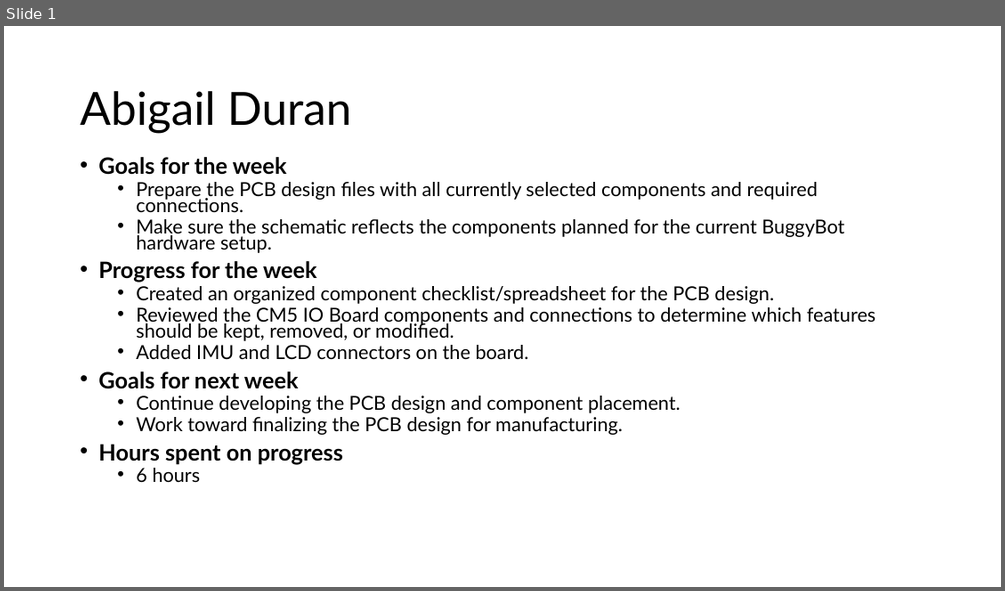
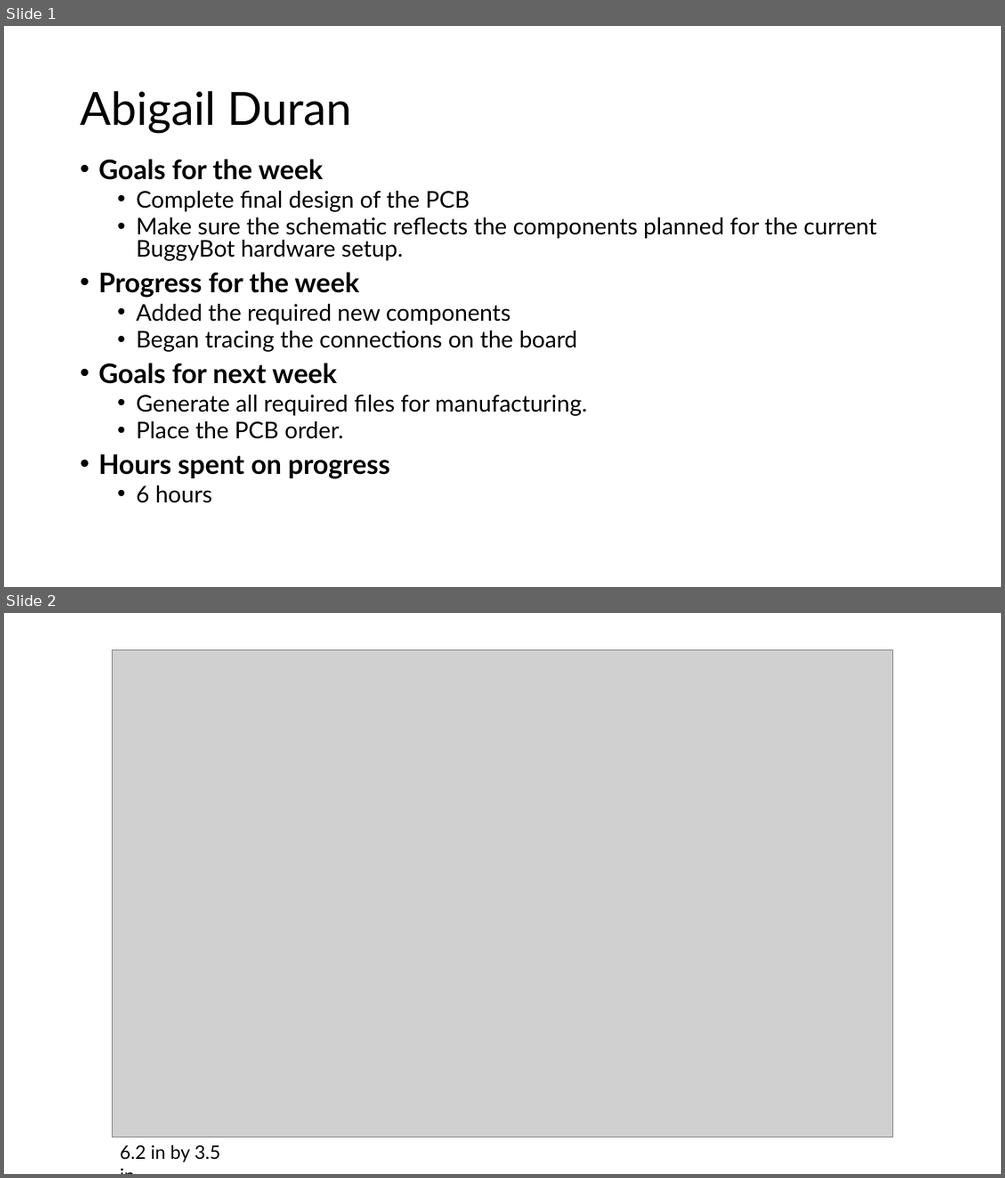
Before and after one commit to EthanWellsSr/BuggyBot, a slide deck: Weekly Reports/slides/4-abigail-duran.pptx. Shown one above the other, each under a label of ours: slide 1 before the commit, slides 1 and 2 after it. The pictures are 1005x591 and 1005x1178 pixels, drawn with LibreOffice and Linux fonts; fonts in the diff are those of the drawing; grey boxes stand for pictures. Boxes give left, top, right and bottom in pixels: in the first picture for what was removed or moved away, otherwise in the second. Text is boxed around its words. In the diff, an @@ line names an element or a change of style, - is before the commit and + after.

Commit message:
Week 10 Slide Updates

```diff
--- a/Weekly Reports/slides/4-abigail-duran.pptx
+++ b/Weekly Reports/slides/4-abigail-duran.pptx
@@ slide 2 added at [4, 613, 1001, 1174], background #FFFFFF @@
@@ picture added at [113, 649, 892, 1136] @@
@@ text added at [120, 1144, 220, 1162], 18 pt, text #000000 @@
+6.2 in by 3.5 in
@@ slide 1 changed as well @@
@@ text at [98, 159, 876, 503]: size 21.7 to 25.9 pt in "Goals for the week", "Progress for the week", "Goals for next week", "Hours spent on progress"; size 18.6 to 22.2 pt in "Make sure the schematic reflects the components ...", "6 hours"; line spacing 0.7 to 0.8 @@
@@ text at [136, 191, 470, 212]: text changed; size 18.6 to 22.2 pt @@
-  • Prepare the PCB design files with all currently selected components and required connections.
+  • Complete final design of the PCB
@@ text at [136, 304, 577, 352]: text changed; size 18.6 to 22.2 pt @@
-  • Created an organized component checklist/spreadsheet for the PCB design.
-  • Reviewed the CM5 IO Board components and connections to determine which features should be kept, removed, or modified.
-  • Added IMU and LCD connectors on the board.
+  • Added the required new components
+  • Began tracing the connections on the board
@@ text at [136, 394, 587, 439]: text changed; size 18.6 to 22.2 pt @@
-  • Continue developing the PCB design and component placement.
-  • Work toward finalizing the PCB design for manufacturing.
+  • Generate all required files for manufacturing.
+  • Place the PCB order.
```
Also in this commit, not shown: 1 other slide added, 2 slides removed.
